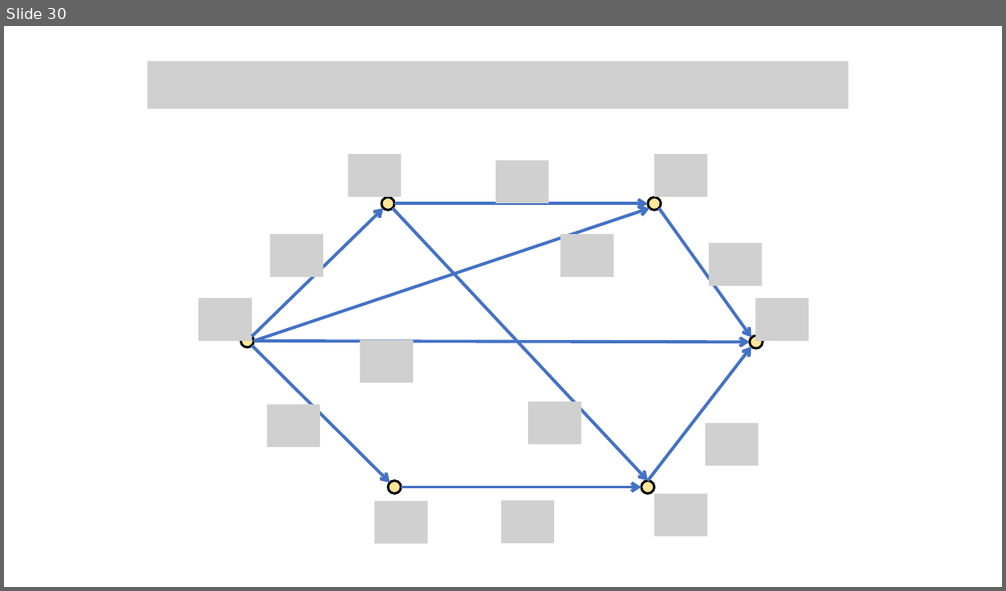
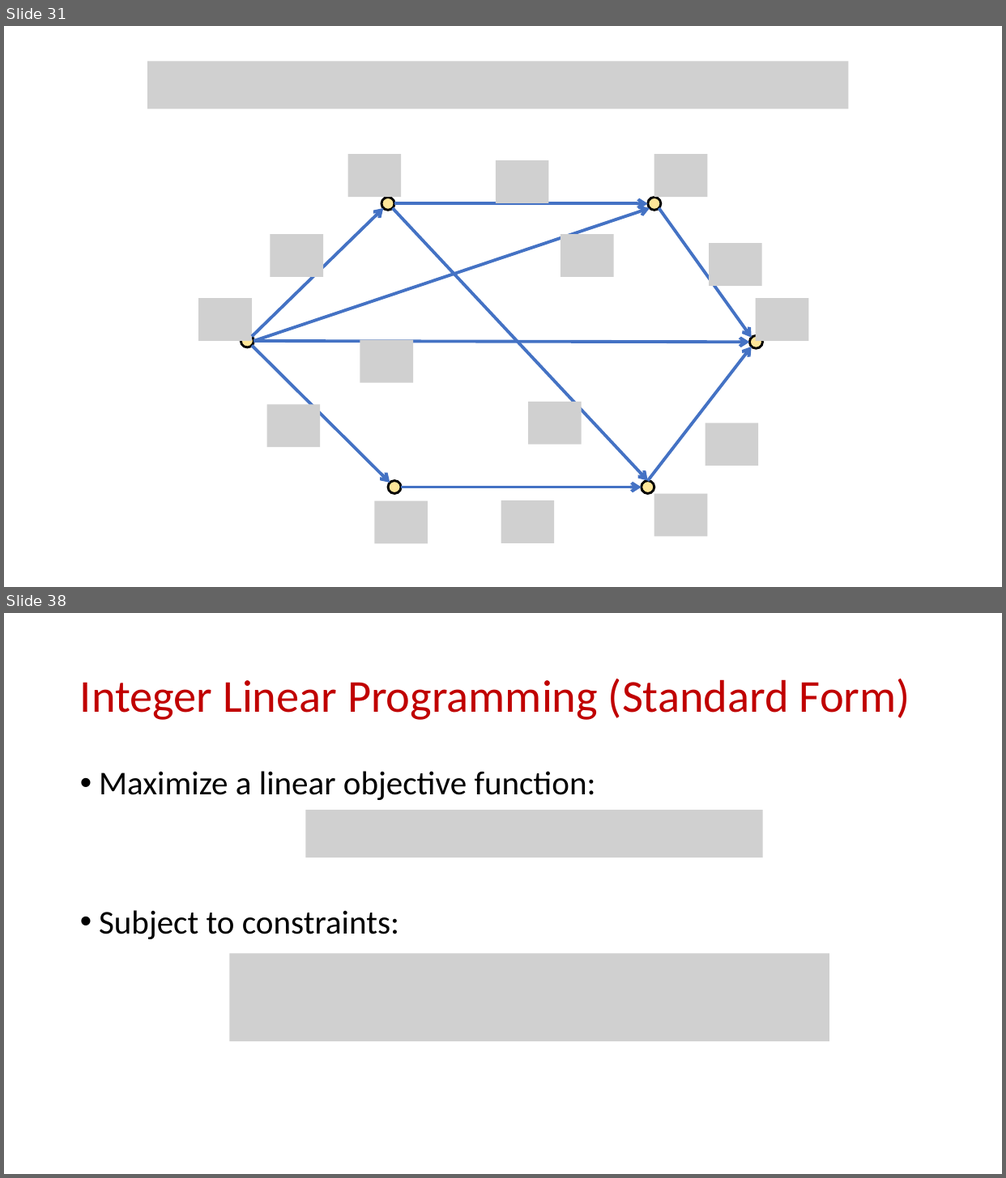
Before and after one commit to samsonzhou/samsonzhou.github.io, a slide deck: CSCE658-S24/L16.pptx. Shown one above the other, each under a label of ours: slide 30 before the commit, slides 31 and 38 after it; the slides between them are not shown. The pictures are 1006x591 and 1006x1178 pixels, drawn with LibreOffice and Linux fonts; fonts in the diff are those of the drawing; grey boxes stand for pictures. Boxes give left, top, right and bottom in pixels: in the first picture for what was removed or moved away, otherwise in the second. Text is boxed around its words. In the diff, an @@ line names an element or a change of style, - is before the commit and + after.

```diff
--- a/CSCE658-S24/L16.pptx
+++ b/CSCE658-S24/L16.pptx
@@ slide 38 added at (x1=4, y1=613, x2=1002, y2=1174), background #FFFFFF @@
@@ title added at (x1=80, y1=679, x2=910, y2=720), 44 pt, text #C00000 @@
+Integer Linear Programming (Standard Form)
@@ text added at (x1=99, y1=771, x2=596, y2=939), 32 pt, text #000000 @@
+• Maximize a linear objective function:
+• Subject to constraints:
@@ picture added at (x1=305, y1=810, x2=763, y2=858) @@
@@ picture added at (x1=229, y1=954, x2=829, y2=1042) @@
@@ what was slide 30 is now slide 31 @@
```
Also in this commit, not shown: 3 slides changed, 6 other slides added, 1 slide removed.
